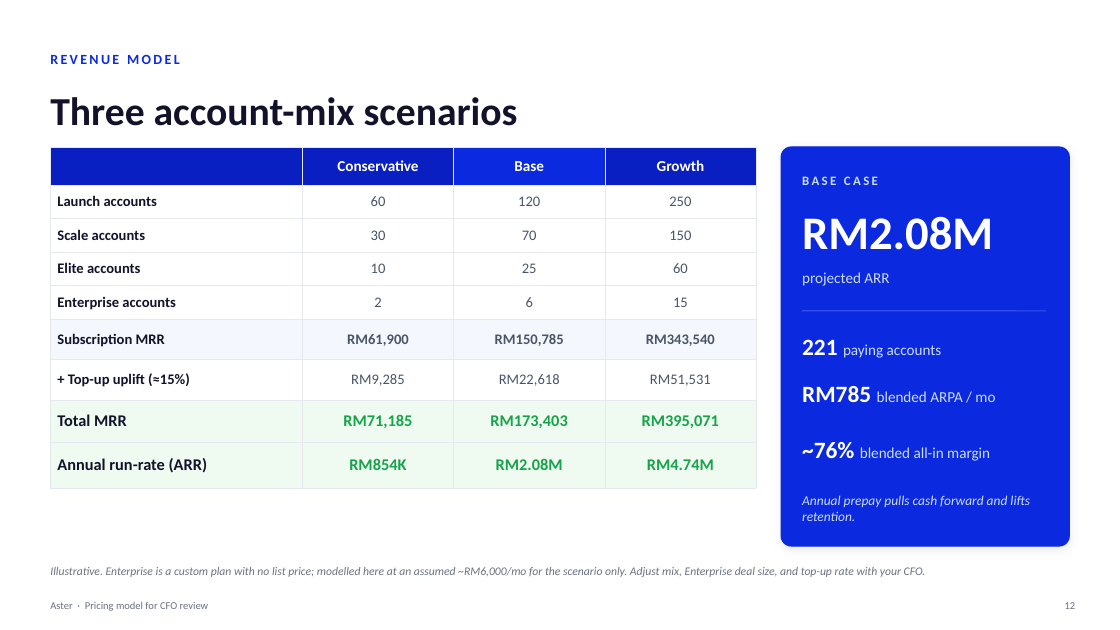
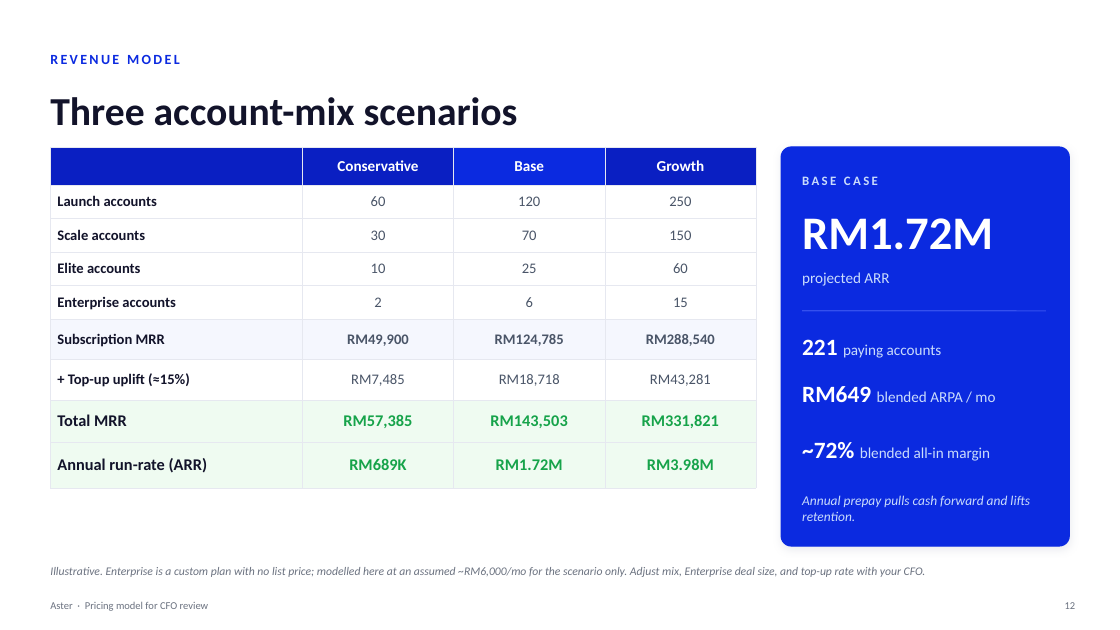
Before and after one commit to shahramly83/aster, a slide deck: slide 12 of docs/aster-pricing-cfo.pptx. Drawn at 1120x630 pixels with LibreOffice and Linux fonts; fonts in the diff are those of the drawing. Boxes give left, top, right and bottom in pixels: in the first picture for what was removed or moved away, otherwise in the second. Text is boxed around its words. In the diff, an @@ line names an element or a change of style, - is before the commit and + after.

```diff
--- a/docs/aster-pricing-cfo.pptx
+++ b/docs/aster-pricing-cfo.pptx
@@ table at [50,147,756,477] @@
-row 6: Subscription MRR | RM61,900 | RM150,785 | RM343,540
+row 6: Subscription MRR | RM49,900 | RM124,785 | RM288,540
-row 7: + Top-up uplift (≈15%) | RM9,285 | RM22,618 | RM51,531
+row 7: + Top-up uplift (≈15%) | RM7,485 | RM18,718 | RM43,281
-row 8: Total MRR | RM71,185 | RM173,403 | RM395,071
+row 8: Total MRR | RM57,385 | RM143,503 | RM331,821
-row 9: Annual run-rate (ARR) | RM854K | RM2.08M | RM4.74M
+row 9: Annual run-rate (ARR) | RM689K | RM1.72M | RM3.98M
@@ text at [802,218,993,250]: text changed @@
-RM2.08M
+RM1.72M
@@ text at [802,386,995,402]: text changed @@
-RM785 blended ARPA / mo
+RM649 blended ARPA / mo
@@ text at [802,442,990,461]: text changed @@
-~76% blended all-in margin
+~72% blended all-in margin
```
Also in this commit, not shown: 5 other slides changed.
